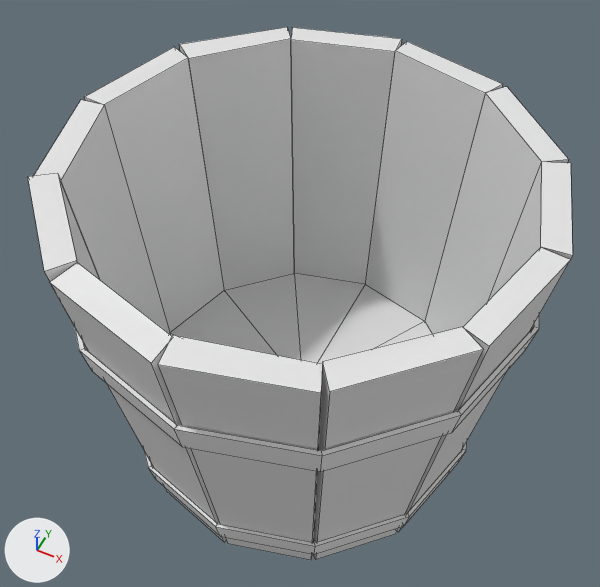
An edit to the Blender file Content/Environment/Pickupable/Bucket/Meshes/SM_Bucket_001.blend, drawn before and after from the same camera.
Both versions are drawn from a 50 mm camera at (0.331, -0.671, 1.125) aimed at (-0.011, 0.013, 0.27). Every picture has the same lights, and +X, +Y and +Z are marked at lower left. Mesh edges are drawn as thin lines. Objects named as collision shapes, trigger or cutter boxes, shadow casters or lower levels of detail are left out.

Names of what the first picture shows: 'Bucket'.
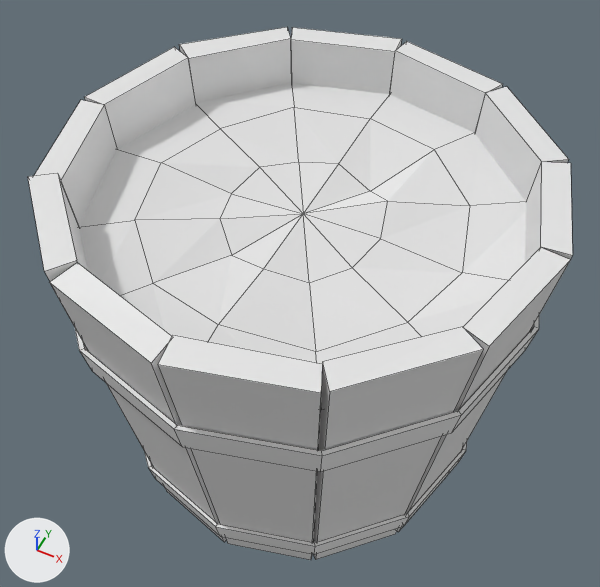
The change, as a diff of the scene's bpy script:
```diff
--- a/Content/Environment/Pickupable/Bucket/Meshes/SM_Bucket_001.blend.py
+++ b/Content/Environment/Pickupable/Bucket/Meshes/SM_Bucket_001.blend.py
@@ mat_bucketfilling @@
+mat_bucketfilling = diffuse_material('BucketFilling')
+mat_bucketfilling.base_color = (0.8, 0.8, 0.8)  # white #e7e7e7
+mat_bucketfilling.roughness = 0.5
@@ me_circle @@
+me_circle.from_pydata(...)  # 37 vertices, 36 faces; spans x -1.0..1.0, y -1.0..1.0, z 1.47..1.57
+me_circle.materials.append(mat_bucketfilling)  # white #e7e7e7
@@ ob_bucketfilling @@
+ob_bucketfilling = bpy.data.objects.new('BucketFilling', me_circle)
+ob_bucketfilling.location = (0.0, 0.0, 0.0)
+ob_bucketfilling.scale = (0.285, 0.285, 0.285)
```

Changed parts and their boxes (x1, y1, x2, y2) in the pictures (600 x 587 px):
'BucketFilling', added: after (79, 83, 526, 410)
